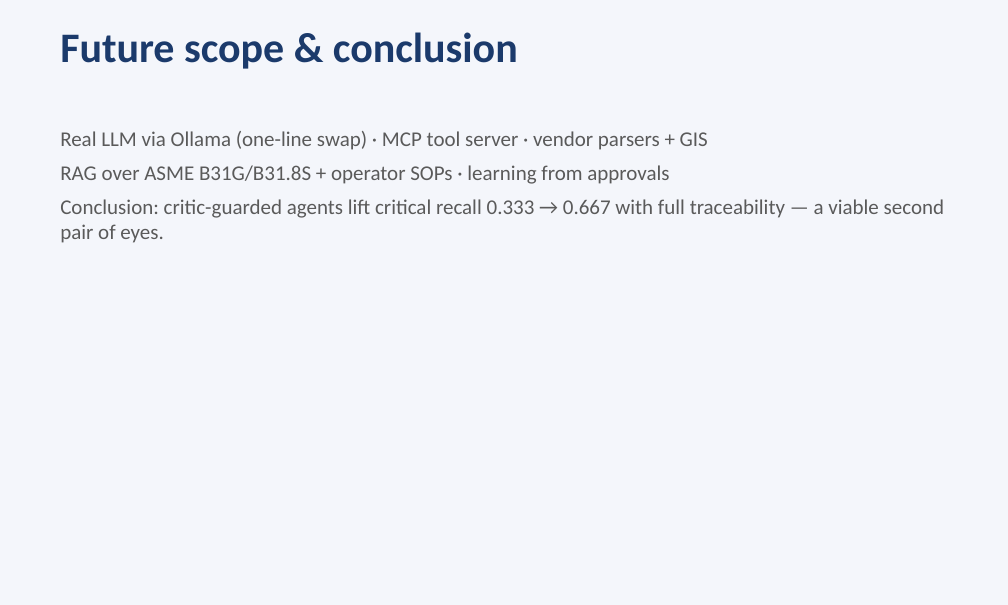
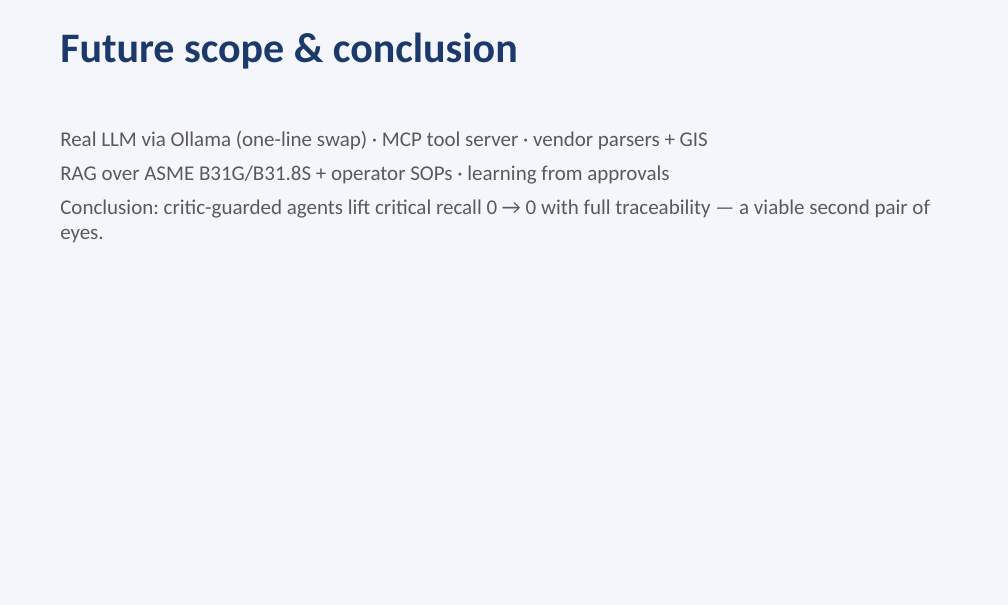
Before and after one commit to DeltaN04/Pipeline-Corrosion-Guard, a slide deck: slide 12 of presentation.pptx. Drawn at 1008x605 pixels with LibreOffice and Linux fonts; fonts in the diff are those of the drawing. Boxes give left, top, right and bottom in pixels: in the first picture for what was removed or moved away, otherwise in the second. Text is boxed around its words. In the diff, an @@ line names an element or a change of style, - is before the commit and + after.

Commit message:
Honor critic, add critic_screen row, extended metrics, noise experiment
1. n_finalize: final_class = more severe of (post-rework executor, critic_screen)
   for every anomaly; resolved items keep converged reason, never below screen.
   Added tests/test_honor_critic.py asserting the invariant on full runs.
2. New 'critic_screen' metrics row in _metrics, run_eval.py, metrics.json,
   REPORT.md, README.md, build_ppt.py, and the UI (now 5 columns).
3. Extended metrics per system/seed: IMMEDIATE-only recall/precision, exact-class
   accuracy, within-one-class accuracy, over/under-triage counts, and false-alarm
   adjacency classification (adjacent vs two-plus classes off).
4. Noise experiment in run_eval.py: zero-noise re-runs raise precision only
   +0.002..+0.008 (mean +0.005) -> measurement noise is NOT the primary cause
   of false alarms; they are genuinely ambiguous shallow/context-flagged
   anomalies. Root-cause wording corrected in all docs.
5. Reverted over-triage thresholds (depth 40->60, ctx 50->60): they cut seed-42
   recall 0.767->0.667 with negligible precision gain (0.213->0.215), so they
   were rolled back on the tuning seed only; confirmed on held-out 7/99.
6. Cleaned outputs/ (kept .gitkeep).
7. Regenerated REPORT.md and presentation.pptx from docs/metrics.json;
   Critic contribution described truthfully (recall floor; rework adds nothing
   beyond the screen due to shared rule family).
Also fixed executor_after_rework/_initial metrics-key collision with the UI by
renaming raw ablation maps to *_map in metrics.json.

```diff
--- a/presentation.pptx
+++ b/presentation.pptx
@@ text at <box>60,199,929,243</box>: text changed @@
-Conclusion: critic-guarded agents lift critical recall 0.333 → 0.667 with full traceability — a viable second pair of eyes.
+Conclusion: critic-guarded agents lift critical recall 0 → 0 with full traceability — a viable second pair of eyes.
```
Also in this commit, not shown: 3 other slides changed, 10 other files.
